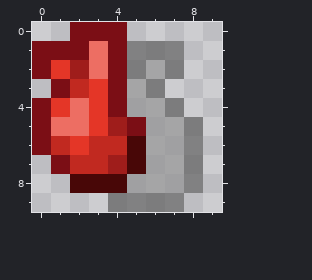
File history of a pixel-art sprite, assets/cubyz/ui/hud/half_heart.png. The first picture shows the starting point.
The file is 10x10 pixels.
After:
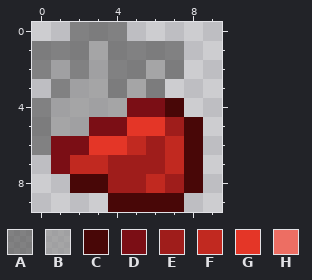
Palette (. is transparent): A #5a5a5aa8  B #919191a8  C #480707  D #7b0e15  E #9f1d1b  F #c12920  G #e43627  H #ed6e63
Edits made:
Changed rows in their new state; - is an unchanged pixel.
first column x 0:
 0 --AAA----
 1 AAABA----
 2 ABABA----
 3 -ABBA----
 4 ABBBBDDC-
 5 ABBDDGGEC
 6 ADDGGFEFC
 7 -----EEFC
 8 ----EEFEC
 9 ----CCCC-
Where, in picture pixels (left, top, right, bottom), the same in both pictures:
changed: (32, 22, 203, 212)
